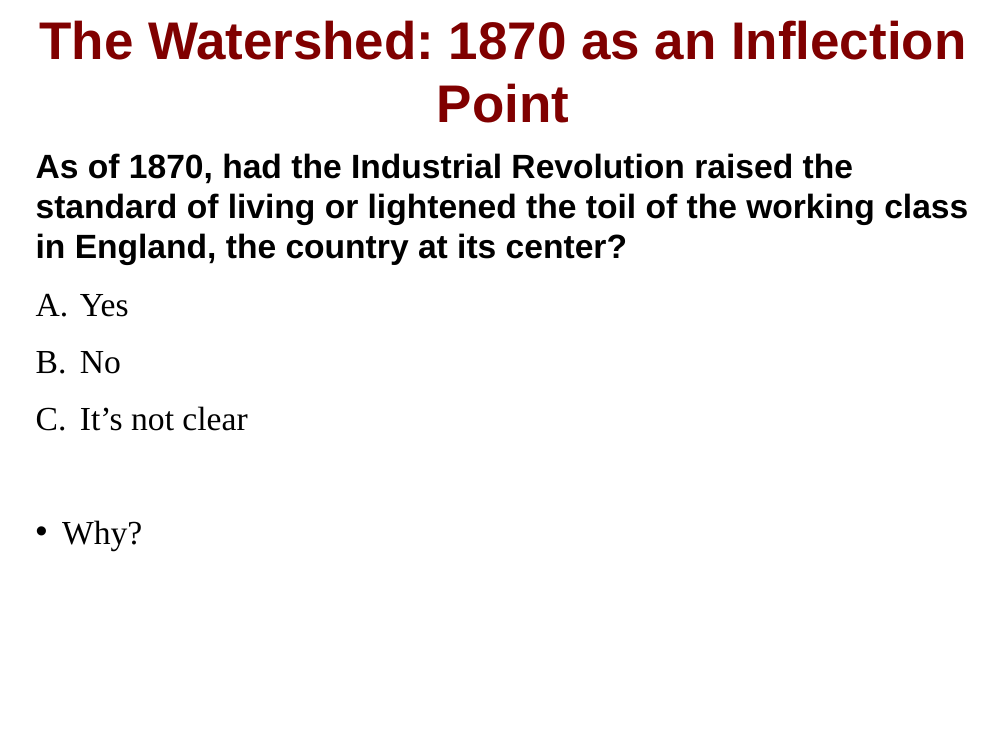
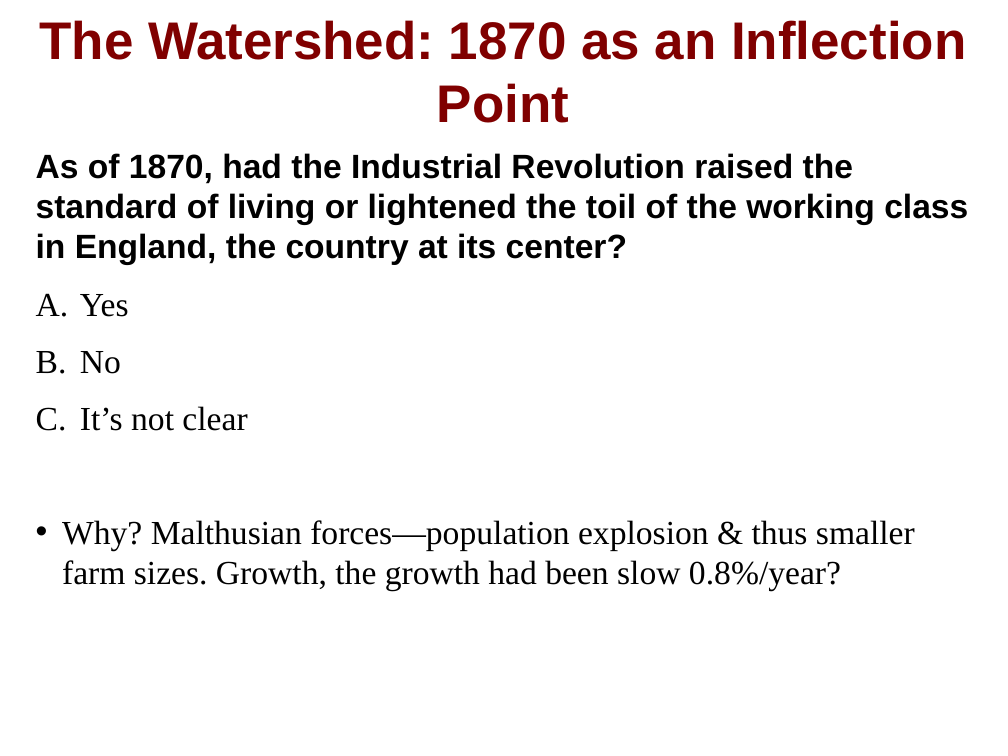
Before and after one commit to DavidLJ/public-files, a slide deck: slide 7 of econ-115-lecture-2.pptx. Drawn at 1008x756 pixels with LibreOffice and Linux fonts; fonts in the diff are those of the drawing. Boxes give left, top, right and bottom in pixels: in the first picture for what was removed or moved away, otherwise in the second. Text is boxed around its words. In the diff, an @@ line names an element or a change of style, - is before the commit and + after.

```diff
--- a/econ-115-lecture-2.pptx
+++ b/econ-115-lecture-2.pptx
@@ text at (62, 520, 915, 591): text changed @@
-• Why?
+• Why? Malthusian forces—population explosion & thus smaller farm sizes. Growth, the growth had been slow 0.8%/year?
```
Also in this commit, not shown: 9 other slides changed, 1 slide added.
